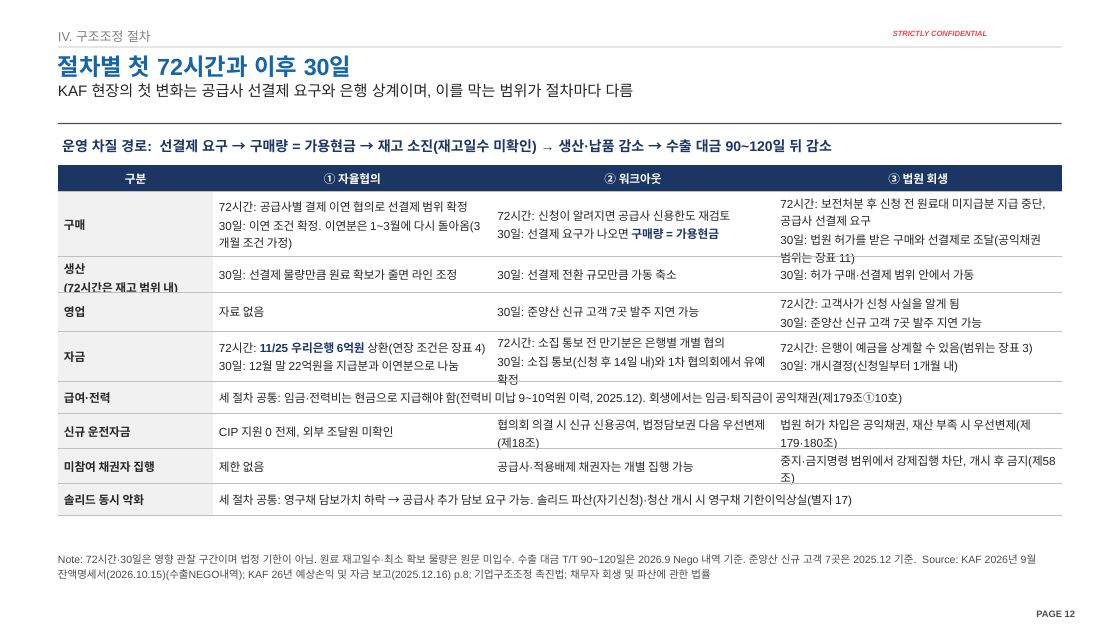
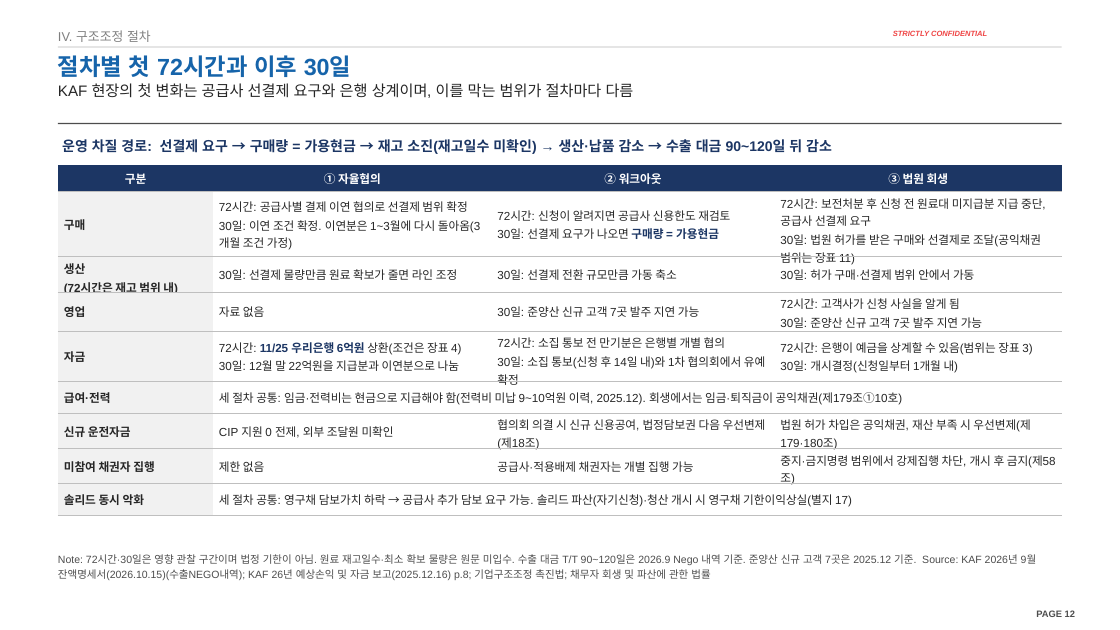
Before and after one commit to jogyesung/GS-Secretary, a slide deck: slide 12 of outputs/CIP_KAF_솔리드_자금조달차질_시나리오_20261118.pptx. Drawn at 1120x630 pixels with LibreOffice and Linux fonts; fonts in the diff are those of the drawing; background and template pictures are left out. Boxes give left, top, right and bottom in pixels: in the first picture for what was removed or moved away, otherwise in the second. Text is boxed around its words. In the diff, an @@ line names an element or a change of style, - is before the commit and + after.

```diff
--- a/outputs/CIP_KAF_솔리드_자금조달차질_시나리오_20261118.pptx
+++ b/outputs/CIP_KAF_솔리드_자금조달차질_시나리오_20261118.pptx
@@ table at (x1=58, y1=165, x2=1062, y2=511) @@
-row 5, column 2: 72시간: 11/25 우리은행 6억원 상환(연장 조건은 장표 4) / 30일: 12월 말 22억원을 지급분과 이연분으로 나눔
+row 5, column 2: 72시간: 11/25 우리은행 6억원 상환(조건은 장표 4) / 30일: 12월 말 22억원을 지급분과 이연분으로 나눔
```
Also in this commit, not shown: 4 other slides changed, 1 other file.
